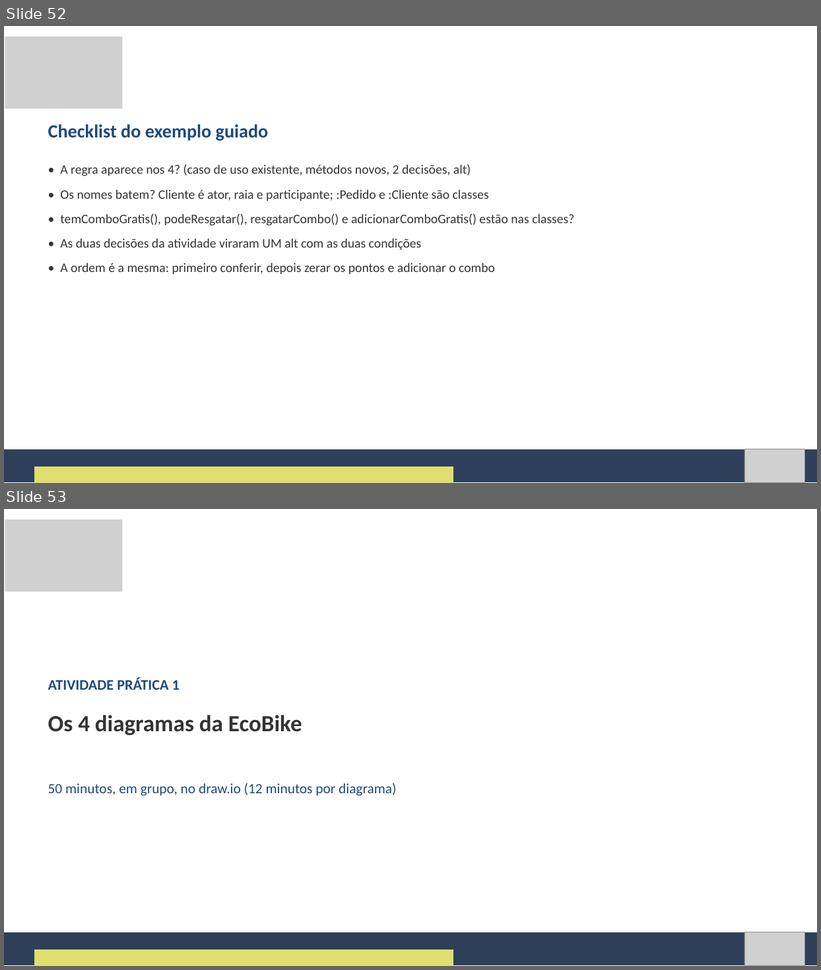
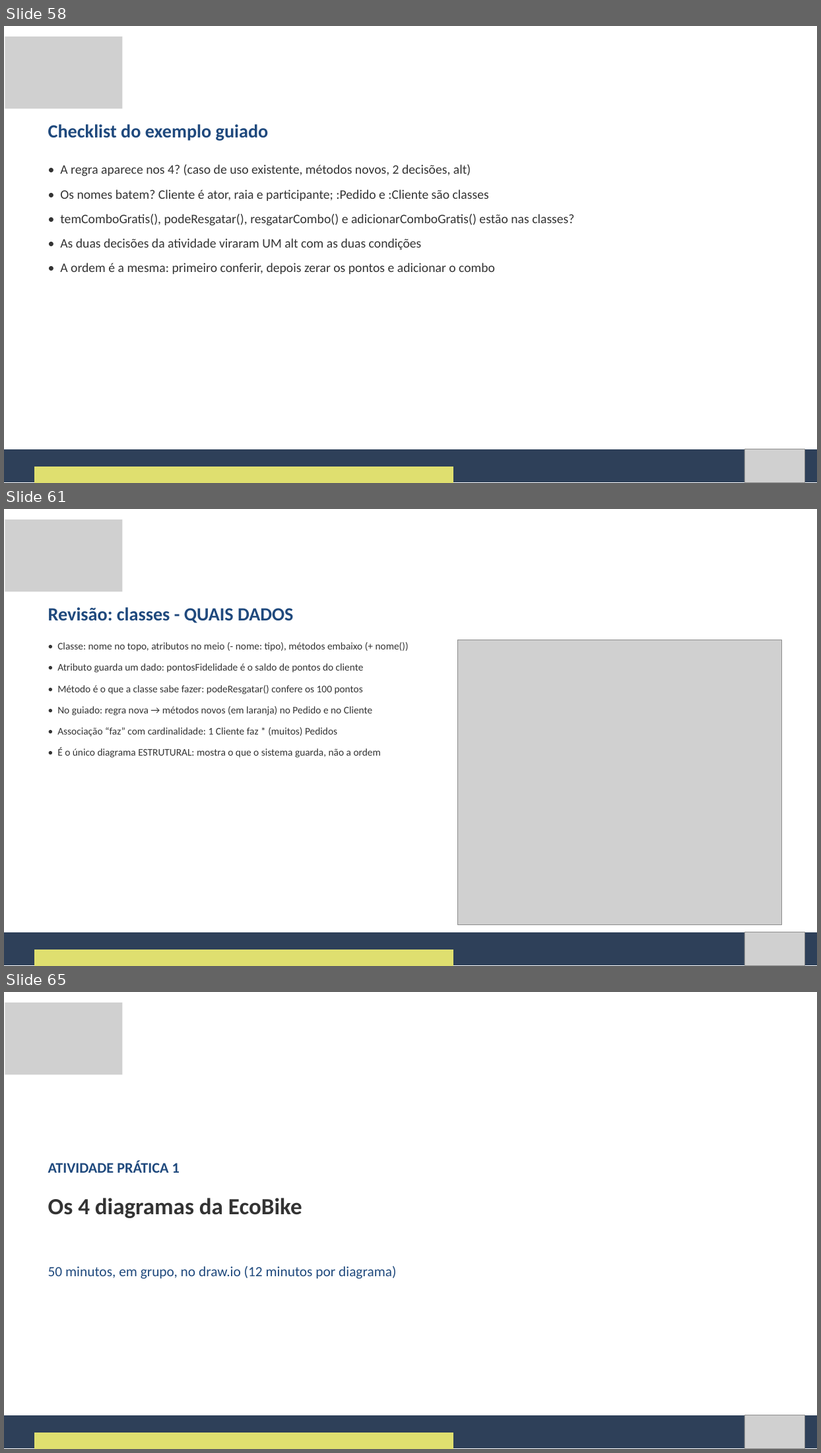
Before and after one commit to Natan20/Curso-Modelagem-De-Sistemas-Material, a slide deck: Aula 09 - 15-10-2026/Aula 9 - Slides.pptx. Shown one above the other, each under a label of ours: slides 52 and 53 before the commit, slides 58, 61 and 65 after it; the slides between them are not shown. The pictures are 821x970 and 821x1453 pixels, drawn with LibreOffice and Linux fonts; fonts in the diff are those of the drawing; grey boxes stand for pictures. Boxes give left, top, right and bottom in pixels: in the first picture for what was removed or moved away, otherwise in the second. Text is boxed around its words. In the diff, an @@ line names an element or a change of style, - is before the commit and + after.

```diff
--- a/Aula 09 - 15-10-2026/Aula 9 - Slides.pptx
+++ b/Aula 09 - 15-10-2026/Aula 9 - Slides.pptx
@@ slide 61 added at [4, 509, 817, 966], background #FFFFFF @@
@@ picture added at [5, 520, 122, 592] @@
@@ text added at [48, 607, 293, 623], 33 pt, text #1F497D, bold @@
+Revisão: classes - QUAIS DADOS
@@ text added at [57, 642, 409, 758], 18 pt, text #333333 @@
+• Classe: nome no topo, atributos no meio (- nome: tipo), métodos embaixo (+ nome())
+• Atributo guarda um dado: pontosFidelidade é o saldo de pontos do cliente
+• Método é o que a classe sabe fazer: podeResgatar() confere os 100 pontos
+• No guiado: regra nova → métodos novos (em laranja) no Pedido e no Cliente
+• Associação “faz” com cardinalidade: 1 Cliente faz * (muitos) Pedidos
+• É o único diagrama ESTRUTURAL: mostra o que o sistema guarda, não a ordem
@@ picture added at [457, 640, 782, 925] @@
@@ freeform shape added at [4, 933, 817, 966], fill #2E4059 @@
@@ picture added at [745, 932, 805, 966] @@
@@ freeform shape added at [34, 950, 453, 966], fill #DFDF6F @@
@@ what was slide 52 is now slide 58 @@
@@ what was slide 53 is now slide 65 @@
```
Also in this commit, not shown: 13 slides changed, 12 other slides added, 25 slides removed, 2 other files.
